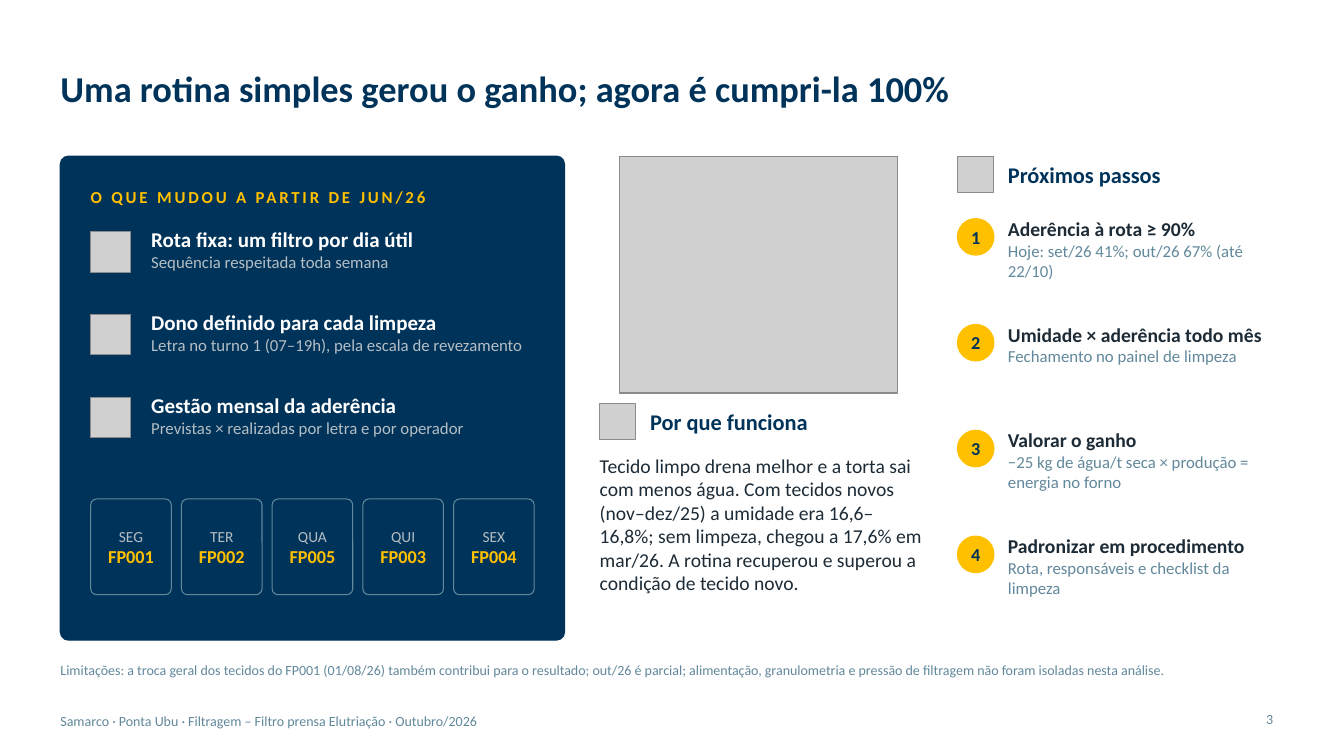
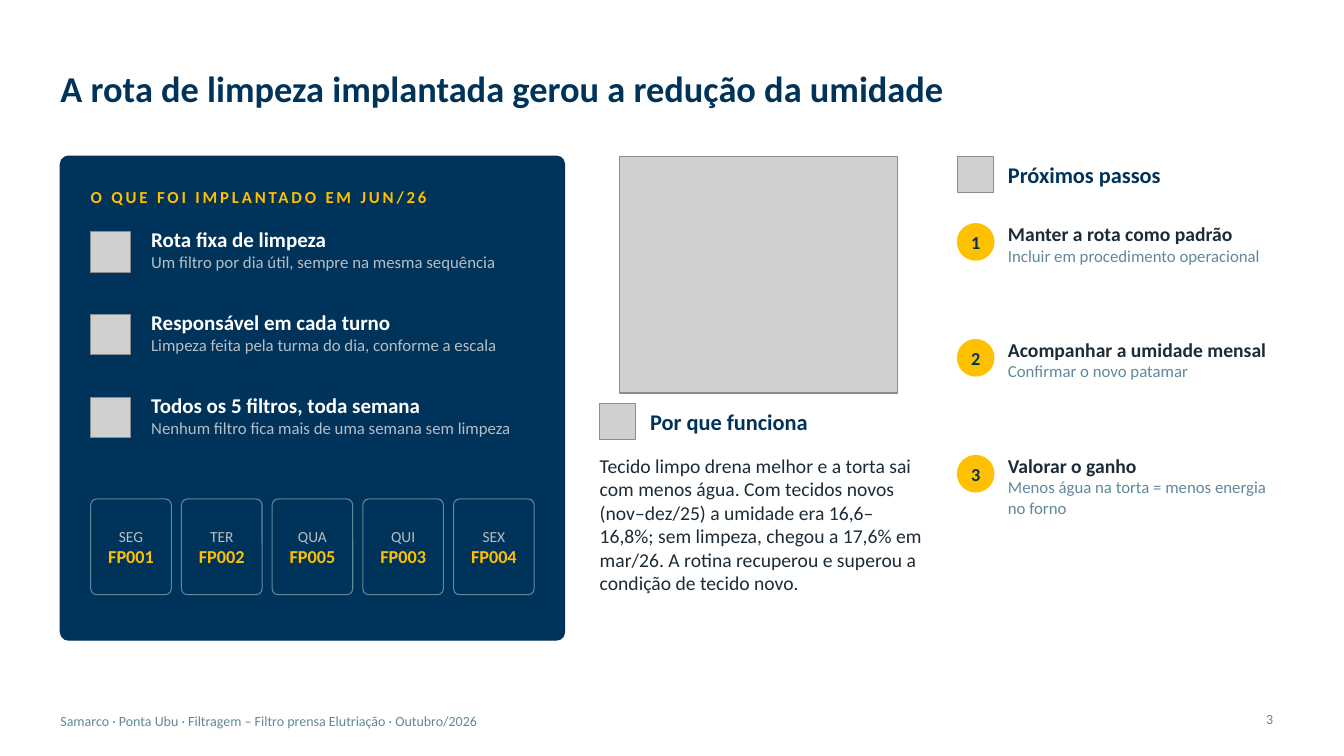
Before and after one commit to forl-felipe/lab-analise-mes, a slide deck: slide 3 of apresentacoes/Umidade_Filtro_Prensa_Limpeza.pptx. Drawn at 1344x756 pixels with LibreOffice and Linux fonts; fonts in the diff are those of the drawing; grey boxes stand for pictures; background and template pictures are left out. Boxes give left, top, right and bottom in pixels: in the first picture for what was removed or moved away, otherwise in the second. Text is boxed around its words. In the diff, an @@ line names an element or a change of style, - is before the commit and + after.

```diff
--- a/apresentacoes/Umidade_Filtro_Prensa_Limpeza.pptx
+++ b/apresentacoes/Umidade_Filtro_Prensa_Limpeza.pptx
@@ text at box(60, 76, 943, 108): text changed @@
-Uma rotina simples gerou o ganho; agora é cumpri-la 100%
+A rota de limpeza implantada gerou a redução da umidade
@@ text at box(91, 192, 102, 203): text changed @@
-O QUE MUDOU A PARTIR DE JUN/26
+O QUE FOI IMPLANTADO EM JUN/26
@@ text at box(151, 232, 495, 271): text changed @@
-Rota fixa: um filtro por dia útil
-Sequência respeitada toda semana
+Rota fixa de limpeza
+Um filtro por dia útil, sempre na mesma sequência
@@ text "1": place and size @@
-text "1" at box(971, 232, 980, 244)
+text "1" at box(971, 237, 980, 249)
@@ ellipse: place and size @@
-ellipse at box(958, 219, 994, 255)
+ellipse at box(958, 224, 994, 260)
@@ text at box(1008, 227, 1260, 265): text changed @@
-Aderência à rota ≥ 90%
-Hoje: set/26 41%; out/26 67% (até 22/10)
+Manter a rota como padrão
+Incluir em procedimento operacional
@@ text at box(151, 315, 496, 354): text changed @@
-Dono definido para cada limpeza
-Letra no turno 1 (07–19h), pela escala de revezamento
+Responsável em cada turno
+Limpeza feita pela turma do dia, conforme a escala
@@ text "2": place and size @@
-text "2" at box(971, 337, 980, 349)
+text "2" at box(971, 353, 980, 365)
@@ ellipse: place and size @@
-ellipse at box(958, 325, 994, 361)
+ellipse at box(958, 340, 994, 376)
@@ text at box(1008, 343, 1266, 380): text changed; size 12 to 14 pt; text colour #61889B to #1D2B36; bold on @@
-Umidade × aderência todo mês
-Fechamento no painel de limpeza
+Acompanhar a umidade mensal
+Confirmar o novo patamar
@@ text at box(151, 398, 510, 437): text changed @@
-Gestão mensal da aderência
-Previstas × realizadas por letra e por operador
+Todos os 5 filtros, toda semana
+Nenhum filtro fica mais de uma semana sem limpeza
@@ 2 texts, 1 ellipse: place and size @@
-2 texts, 1 ellipse at box(958, 431, 1237, 491)
+2 texts, 1 ellipse at box(958, 456, 1266, 514)
@@ text at box(1008, 481, 1266, 514): text changed @@
-−25 kg de água/t seca × produção = energia no forno
+Menos água na torta = menos energia no forno
@@ ellipse removed at box(958, 536, 994, 573) @@
@@ text removed at box(1008, 539, 1245, 597) @@
-Padronizar em procedimento
-Rota, responsáveis e checklist da limpeza
@@ text removed at box(971, 549, 980, 561) @@
-4
@@ text removed at box(60, 665, 1164, 678) @@
-Limitações: a troca geral dos tecidos do FP001 (01/08/26) também contribui para o resultado; out/26 é parcial; alimentação, granulometria e pressão de filtragem não foram isoladas nesta análise.
```
Also in this commit, not shown: 2 other slides changed.
